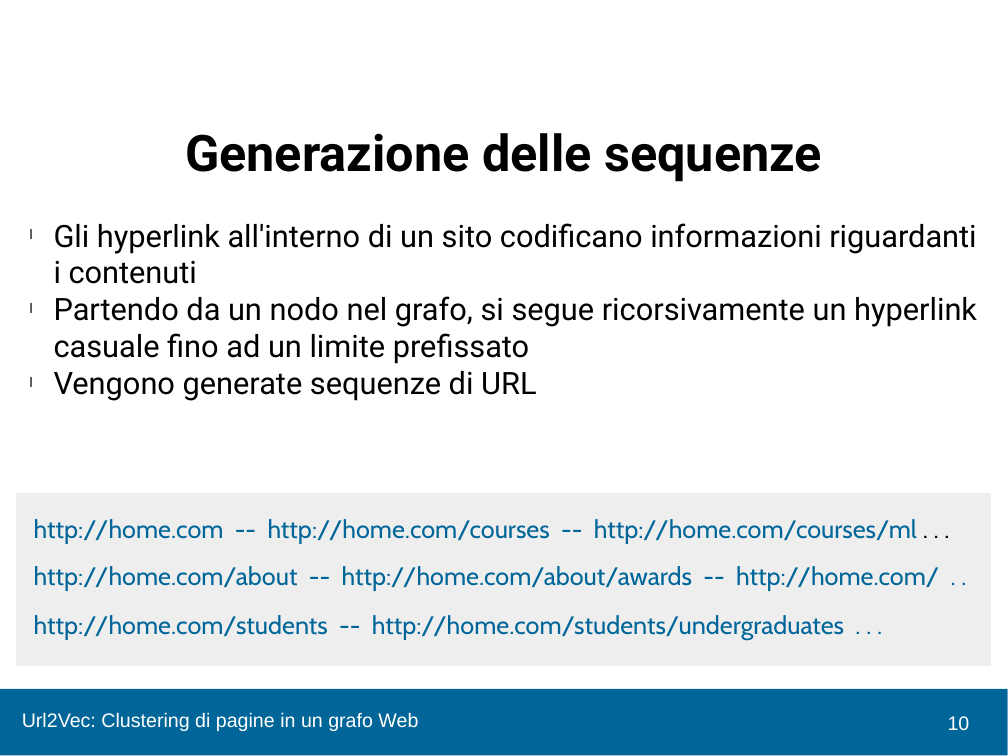
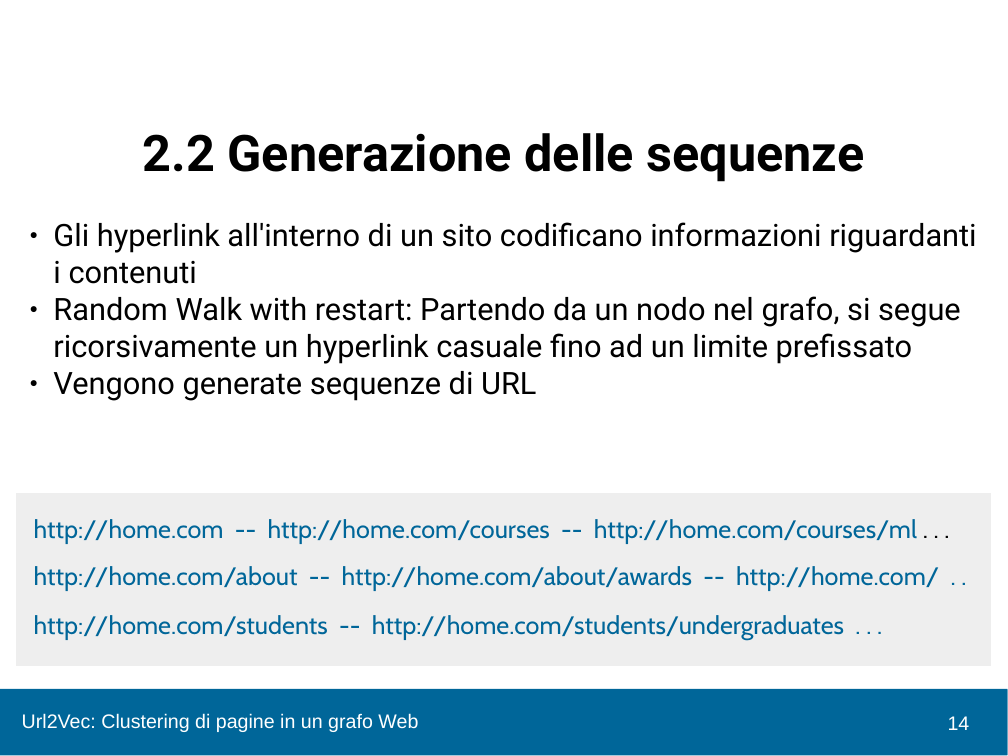
Before and after one commit to chrisPiemonte/Bachelors-Thesis, a slide deck: slide 14 of Slide/Presentaz.pptx (slide 10 before the commit). Drawn at 1008x756 pixels with LibreOffice and Linux fonts; fonts in the diff are those of the drawing; background and template pictures are left out. Boxes give left, top, right and bottom in pixels: in the first picture for what was removed or moved away, otherwise in the second. Text is boxed around its words. In the diff, an @@ line names an element or a change of style, - is before the commit and + after.

```diff
--- a/Slide/Presentaz.pptx
+++ b/Slide/Presentaz.pptx
@@ text at bbox=[143, 133, 865, 182]: text changed @@
-Generazione delle sequenze
+2.2 Generazione delle sequenze
@@ text at bbox=[53, 222, 976, 401]: bullet l to ● @@
@@ text at bbox=[53, 296, 961, 364]: text changed @@
-l Partendo da un nodo nel grafo, si segue ricorsivamente un hyperlink casuale fino ad un limite prefissato
+● Random Walk with restart: Partendo da un nodo nel grafo, si segue ricorsivamente un hyperlink casuale fino ad un limite prefissato
@@ page number at bbox=[948, 716, 970, 730]: text changed @@
-10
+14
```
Also in this commit, not shown: 17 other slides changed, 6 slides added, 6 slides removed.
